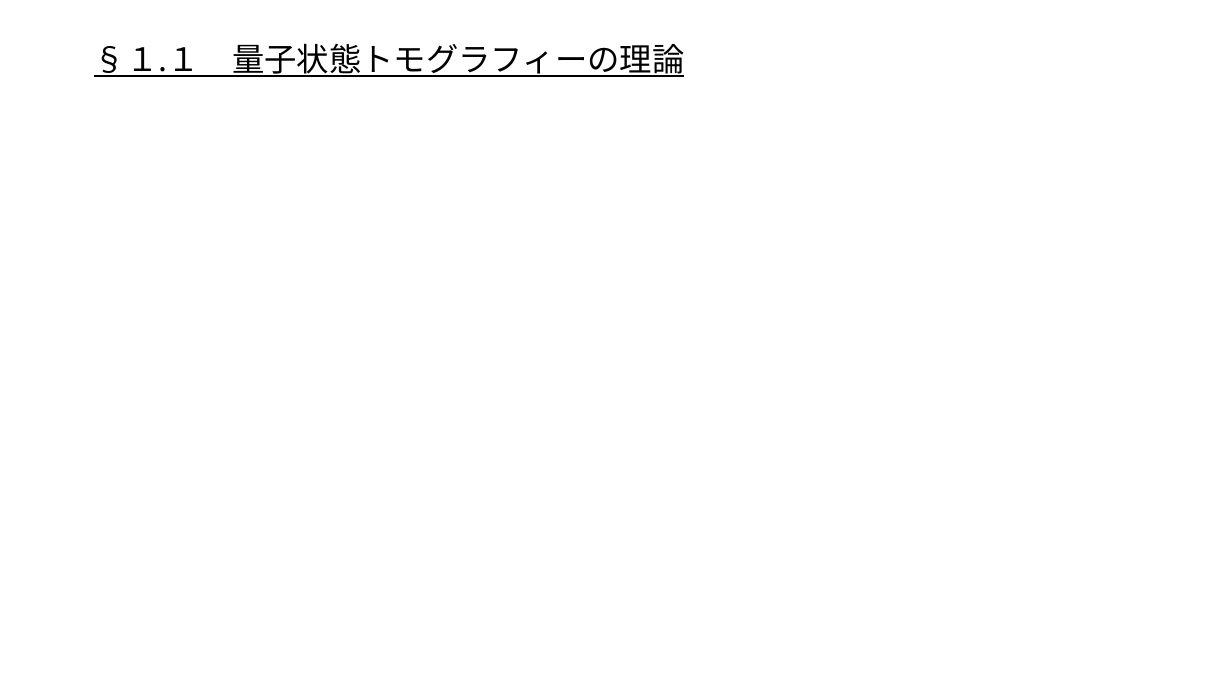
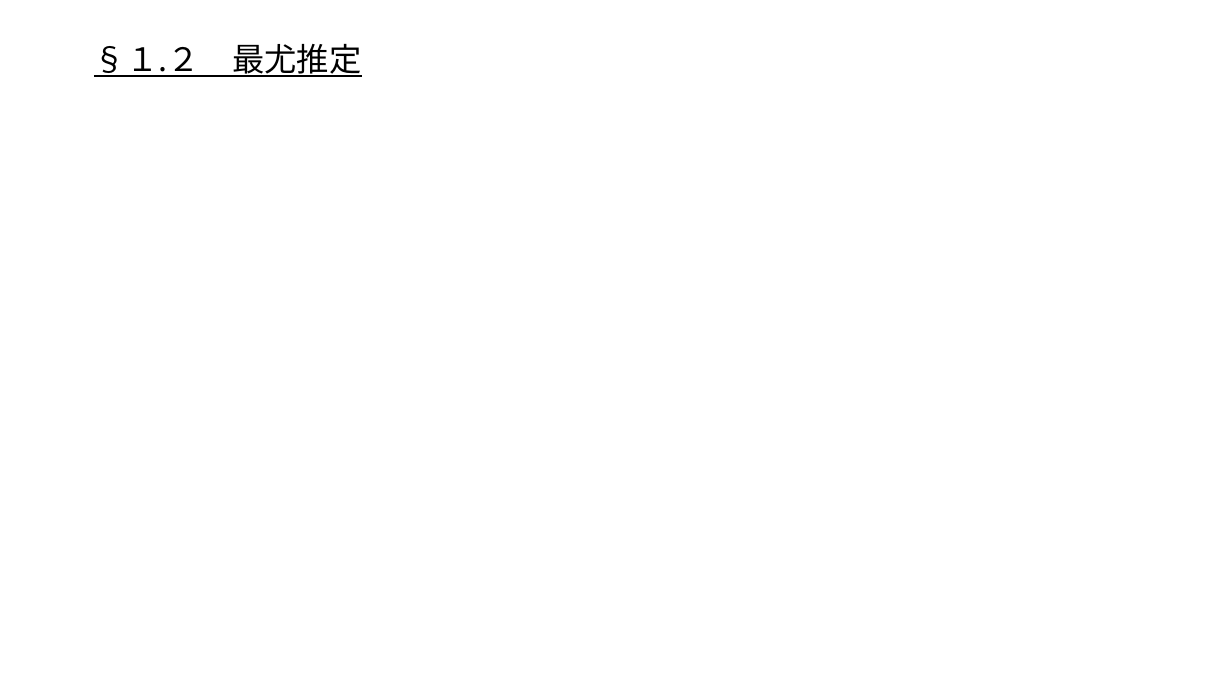
Before and after one commit to outk/graduate_thesis, a slide deck: slide 17 of 量子状態トモグラフィー.pptx (slide 15 before the commit). Drawn at 1232x693 pixels with LibreOffice and Linux fonts; fonts in the diff are those of the drawing; grey boxes stand for pictures. Boxes give left, top, right and bottom in pixels: in the first picture for what was removed or moved away, otherwise in the second. Text is boxed around its words. In the diff, an @@ line names an element or a change of style, - is before the commit and + after.

Commit message:
I can't prove RrhoR algolithm.

```diff
--- a/量子状態トモグラフィー.pptx
+++ b/量子状態トモグラフィー.pptx
@@ title at [94,44,361,77]: text changed @@
-§１.１ 量子状態トモグラフィーの理論
+§１.２ 最尤推定
```
